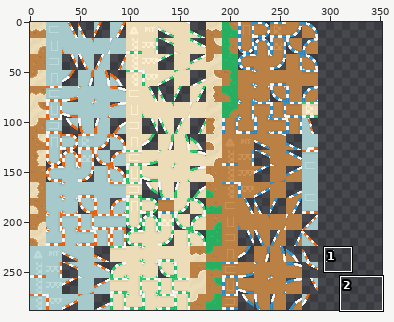
Two states of a sprite sheet, Assets/Map/map_tileset.png. Above, an overview of the earlier version with the close-up marked.
Close-up. Before:
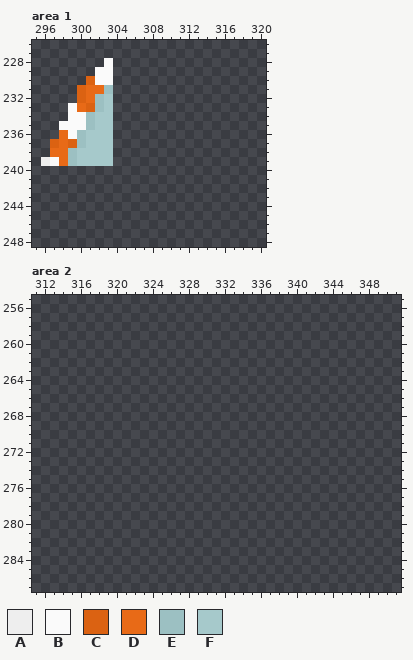
The file is 352x288 pixels. Pixels under 10% opacity are left out. Colours within 5 levels of each other are drawn and written as one. Shown: area 1: x 295..320, y 226..248; area 2: x 311..351, y 255..287. The commit also changed other parts of the picture, which this record leaves out.
Palette (. is transparent): A #eeeeee  B #fafafa  C #db6212  D #e86a17  E #9cc0c2  F #a6c9cb
Pixels before, area 1, first column x 296:
228 .......B
229 ......BB
230 .....CBB
231 ....CDDE
232 ....CDEF
233 ...BDCEF
234 ...BBEFF
235 ..BBBEFF
236 ..DBEFFF
237 .CDCEFFF
238 .DDEFFFF
239 ABDEFFFF
The result:
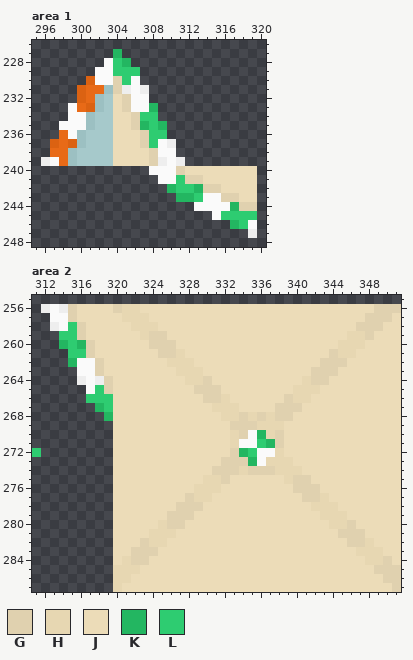
Colours new in this view: G #e0d1af  H #e7d7b2  J #ecdcb8  K #23b661  L #2ecc71
From old to new:
Changed rows in their new state; - is an unchanged pixel.
Area 1:
first column x 304:
227 K---------------
228 LK--------------
229 LLL-------------
230 GLB-------------
231 GABA------------
232 JGBB------------
233 JGBBK-----------
234 JJGLL-----------
235 JJGKLK----------
236 JJJGLL----------
237 JJJGLBA---------
238 JJJJGBB---------
239 JJJJGABA--------
240 ----BBBGJJJJJJJJ
241 -----BBLGGJJJJJJ
242 ------KLLKGGJJJJ
243 -------KKLBBGGJJ
244 ---------BBBBKGG
245 -----------BLLLL
246 -------------KLB
247 ---------------A
Area 2:
first column x 311:
256 -ABAGJJJJGHHJJJJJJJJJJJJJJJJJJJJJJJJJJGGG
257 --BBGJJJJJHHHJJJJJJJJJJJJJJJJJJJJJJJJGGGJ
258 --ABLGJJJJJHHHJJJJJJJJJJJJJJJJJJJJJJGGGJJ
259 ---LLGJJJJJJHGGJJJJJJJJJJJJJJJJJJJJHHGJJJ
260 ---KLKGJJJJJJGGGJJJJJJJJJJJJJJJJJJHHHJJJJ
261 ----LLGJJJJJJJGGHJJJJJJJJJJJJJJJJGHHJJJJJ
262 ----KBBGJJJJJJJHHHJJJJJJJJJJJJJJGGGJJJJJJ
263 -----BBGJJJJJJJJHHHJJJJJJJJJJJJGGGJJJJJJJ
264 -----ABAGJJJJJJJJHHGJJJJJJJJJJHGGJJJJJJJJ
265 ------BLGJJJJJJJJJGGGJJJJJJJJHHHJJJJJJJJJ
266 ------LLLJJJJJJJJJJGGHJJJJJJGHHJJJJJJJJJJ
267 -------KLJJJJJJJJJJJHHHJJJJGGGJJJJJJJJJJJ
268 --------KJJJJJJJJJJJJHHGHGHGGJJJJJJJJJJJJ
269 ---------JJJJJJJJJJJJJGGGHHHJJJJJJJJJJJJJ
270 ---------JJJJJJJJJJJJJHGBKHGJJJJJJJJJJJJJ
271 ---------JJJJJJJJJJJJJHBBLKGJJJJJJJJJJJJJ
272 L--------JJJJJJJJJJJJJGKLBBHJJJJJJJJJJJJJ
273 ---------JJJJJJJJJJJJGGGKBHHHJJJJJJJJJJJJ
274 ---------JJJJJJJJJJJGGGHGGGHHHJJJJJJJJJJJ
275 ---------JJJJJJJJJJHHGJJJJJJHGGJJJJJJJJJJ
276 ---------JJJJJJJJJHHHJJJJJJJJGGGJJJJJJJJJ
277 ---------JJJJJJJJGHHJJJJJJJJJJGGHJJJJJJJJ
278 ---------JJJJJJJGGGJJJJJJJJJJJJHHHJJJJJJJ
279 ---------JJJJJJGGGJJJJJJJJJJJJJJHHHJJJJJJ
280 ---------JJJJJHGGJJJJJJJJJJJJJJJJHHGJJJJJ
281 ---------JJJJHHHJJJJJJJJJJJJJJJJJJGGGJJJJ
282 ---------JJJGHHJJJJJJJJJJJJJJJJJJJJGGHJJJ
283 ---------JJGGGJJJJJJJJJJJJJJJJJJJJJJHHHJJ
284 ---------JHGGJJJJJJJJJJJJJJJJJJJJJJJJHHGJ
285 ---------HHHJJJJJJJJJJJJJJJJJJJJJJJJJJGGG
286 ---------HHJJJJJJJJJJJJJJJJJJJJJJJJJJJJGG
287 ---------HJJJJJJJJJJJJJJJJJJJJJJJJJJJJJJG
Changed places in both close-ups, as pixel boxes (x1, y1, x2, y2):
added: (113, 49, 257, 238)
added: (41, 304, 401, 592)
added: (32, 448, 41, 457)
